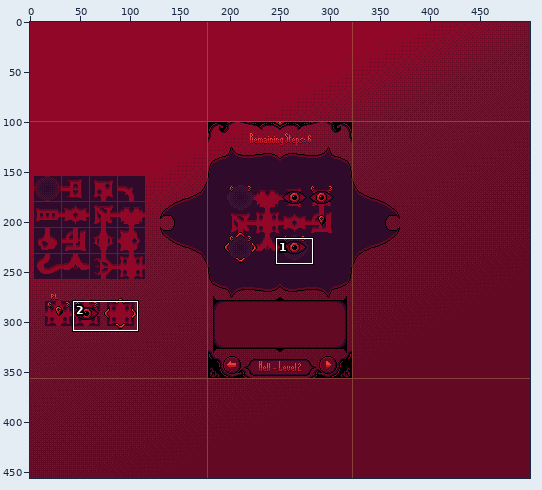
Two states of a pixel-art file, Succubus/Sprites/TemplateScreen.aseprite. Above, an overview of the earlier version with the close-up marked.
Close-up. Before:
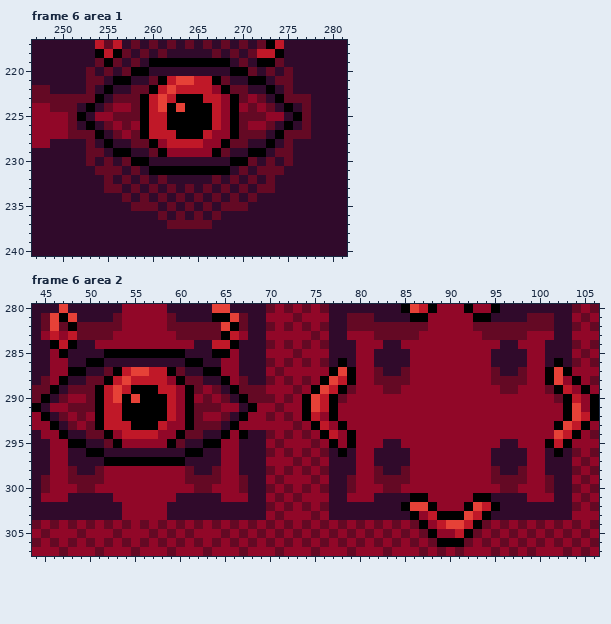
500x456 pixels, 6 frames. Shown: frame 6 area 1: x 247..281, y 217..240; frame 6 area 2: x 44..106, y 280..307. The commit also changed other frames or places, which this record leaves out.
The same view after the edit:
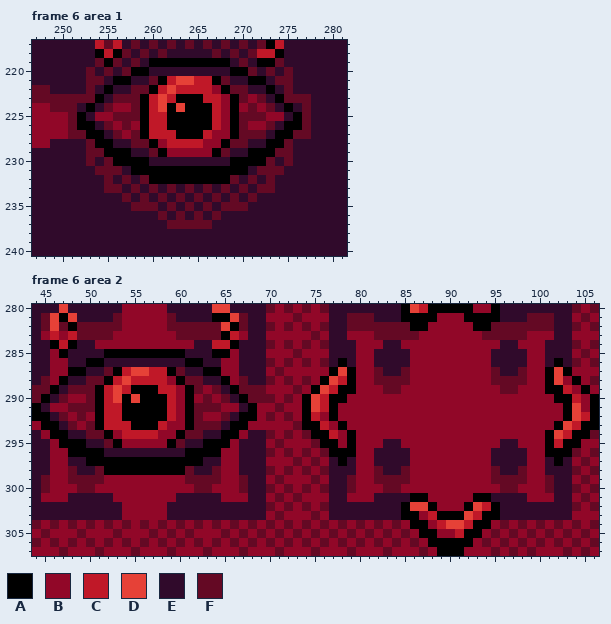
Palette (. is transparent): A #000000  B #910728  C #c01828  D #e64137  E #300a2b  F #640924
Edits made:
--- frame 6 area 1, layer "Top"
@@ x 247..281 @@
 225 BBBBFAEBBFFFACCAAAAACBAFFFBBEAFEEEE
-226 BBBBFEAEFBFBACCAAAAACBAFBBFEAEFEEEE
-227 BBBBFFFAEFBFACCCAAACBBAFFFEAFFFEEEE
-228 BBEEEEFEAEEFFABCCCCBBAFFEEAEFEEEEEE
-229 EEEEEEFFEAAEEFABBBBBAFEEAAEFFEEEEEE
-230 EEEEEEFEFEFAAEEEEEEEEEAAFEFEFEEEEEE
-231 EEEEEEEFFFEFEAAAAAAAAAEFEFFFEEEEEEE
-232 EEEEEEEEFEFEFEFEEEEEFEFEFEFEEEEEEEE
+226 BBBBFAAEFBFBACCAAAAACBAFBBFEAAFEEEE
+227 BBBBFFAAEFBFACCCAAACBBAFFFEAAFFEEEE
+228 BBEEEEFAAEEFFABCCCCBBAFFEEAAFEEEEEE
+229 EEEEEEFFAAAEEFABBBBBAFEEAAAFFEEEEEE
+230 EEEEEEFEFAAAAEEEEEEEEEAAAAFEFEEEEEE
+231 EEEEEEEFFFEAAAAAAAAAAAAAEFFFEEEEEEE
+232 EEEEEEEEFEFEFAAAAAAAAAFEFEFEEEEEEEE
 233 EEEEEEEEFFEFEFEFEFEFEFEFEFFEEEEEEEE
--- frame 6 area 2, layer "Top"
@@ x 83..97 @@
-280 EEADCABBBABBAEE
-281 EEEAABBBBBAAEEE
-282 FFFFFBBBBBFFFFF
+280 EEADCAAAAABBAEE
+281 EEAAAABBBAAAAEE
+282 FFFAABBBBBAAFFF
 283 FFFFBBBBBBBFFFF
@@ x 44..106 @@
 288 EFBAEEFFACDCCCCBAFFEEABFEEFBFBFBADCABBFFFFBBBBBBBBBFFFFBBADBABF
-289 FFAEFFFACDCAAACCBAFBFEAFFFBBBFBADCAFBBBFFBBBBBBBBBBBFFBBBFACBAB
-290 FAEFBBFACDADAAACBABFBFEAFFFBFBADCAFBBBBBBBBBBBBBBBBBBBBBBBFACBA
+289 FFAEFFFACDCAAACCBAFBFEAFFFBBBFBADCAABBBFFBBBBBBBBBBBFFBBBAACBAB
+290 FAEFBBFACDADAAACBABFBFEAFFFBFBADCAABBBBBBBBBBBBBBBBBBBBBBBAACBA
 291 AEBBFFFACCAAAAACBAFFFBBEABBFBBADCABBBBBBBBBBBBBBBBBBBBBBBBBADBA
-292 BAEFBFBACCAAAAACBAFBBFEABBFBFBACBABBBBBBBBBBBBBBBBBBBBBBBBBADCA
-293 BBAEFBFACCCAAACBBAFFFEABBBBBBFBACBABBBBBBBBBBBBBBBBBBBBBBBADCAB
-294 EBBAEEFFABCCCCBBAFFEEABAEEFBFBFBACBABBBBBBBBBBBBBBBBBBBBBBDCABF
-295 EEBBAAEEFABBBBBAFEEAABBEEEBFBBBFBABABBBEEBBBBBBBBBBBEEBBBACABBB
-296 EEBBEEAAEEEEEEEEEAAEEBBEEEFBFBFBFEAEBBEEEEBBBBBBBBBEEEEBBEAEFBF
-297 EEBBEEEEAAAAAAAAAEEEEBBEEEBBBFBFBEEEBBEEEEBBBBBBBBBEEEEBBEEEBFB
-298 EEBBFEEFBBBBBBBBBFEEFBBEEEFBFBFBFEEEBBFEEFBBBBBBBBBFEEFBBEEEFBF
+292 AAEFBFBACCAAAAACBAFBBFEAABFBFBACBABBBBBBBBBBBBBBBBBBBBBBBBBADCA
+293 BAAEFBFACCCAAACBBAFFFEAABBBBBFAACBABBBBBBBBBBBBBBBBBBBBBBBADCAA
+294 EBAAEEFFABCCCCBBAFFEEAABEEFBFBFAACBABBBBBBBBBBBBBBBBBBBBBADCAAF
+295 EEBAAAEEFABBBBBAFEEAAABEEEBFBBBFAABABBBEEBBBBBBBBBBBEEBBBACAABB
+296 EEBBAAAAEEEEEEEEEAAAABBEEEFBFBFBFAAABBEEEEBBBBBBBBBEEEEBBAAAFBF
+297 EEBBEEAAAAAAAAAAAAAEEBBEEEBBBFBFBEAEBBEEEEBBBBBBBBBEEEEBBEAEBFB
+298 EEBBFEEFAAAAAAAAAFEEFBBEEEFBFBFBFEEEBBFEEFBBBBBBBBBFEEFBBEEEFBF
 299 EFBBFFFFBBBBBBBBBFFFFBBFEEBFBBBFBEEFBBFFFFBBBBBBBBBFFFFBBFEEBFB
@@ x 83..97 @@
 302 EEADDABBBADCAEE
-303 EEEABCAAADCAEEE
-304 BFBFABCDDCAFBFB
-305 FBFBFABBCAFBFBF
-306 BFBFBFAAAFBFBFB
-307 FBBBFBFBFBBBFBF
+303 EEAABCAAADCAAEE
+304 BFBAABCDDCAABFB
+305 FBFBAABBCAABFBF
+306 BFBFBAAAAABFBFB
+307 FBBBFBAAABBBFBF
Pixel boxes of the changes (left, top, right, bottom) in both close-ups:
changed: (77, 121, 302, 184)
changed: (401, 304, 500, 331)
changed: (302, 385, 356, 466)
changed: (545, 385, 599, 466)
changed: (32, 412, 257, 475)
changed: (401, 511, 500, 556)
